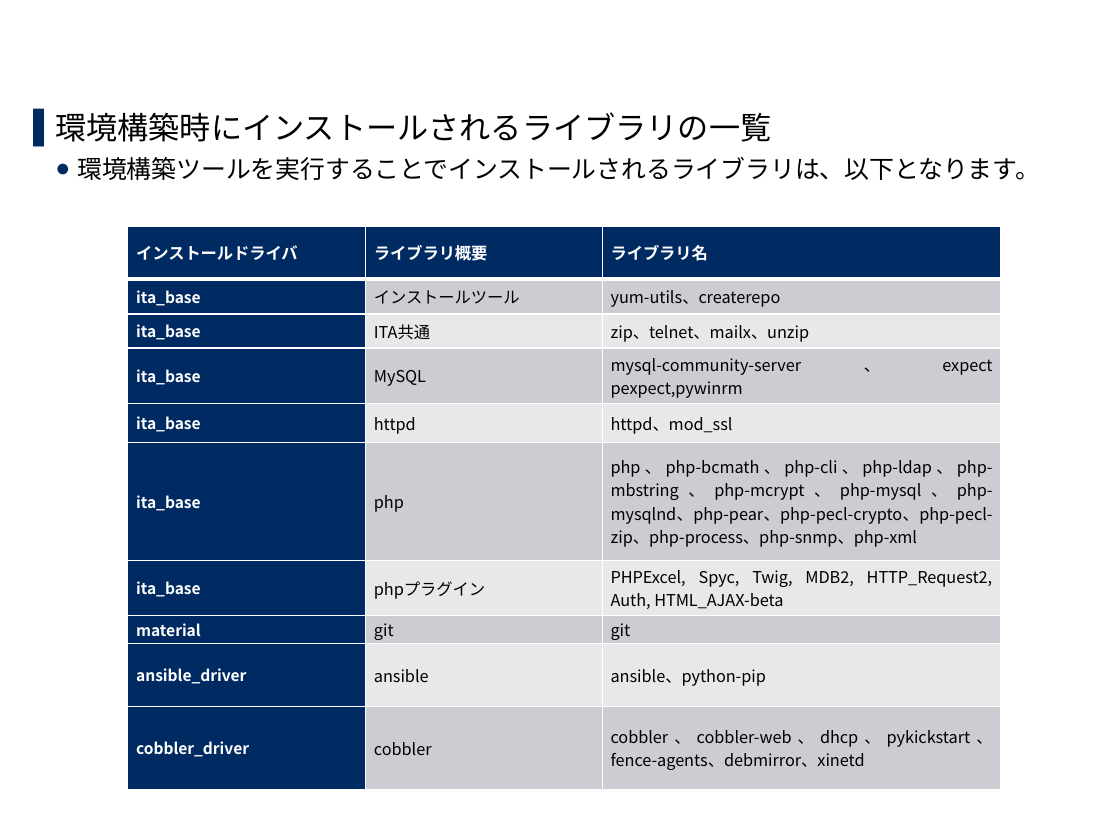
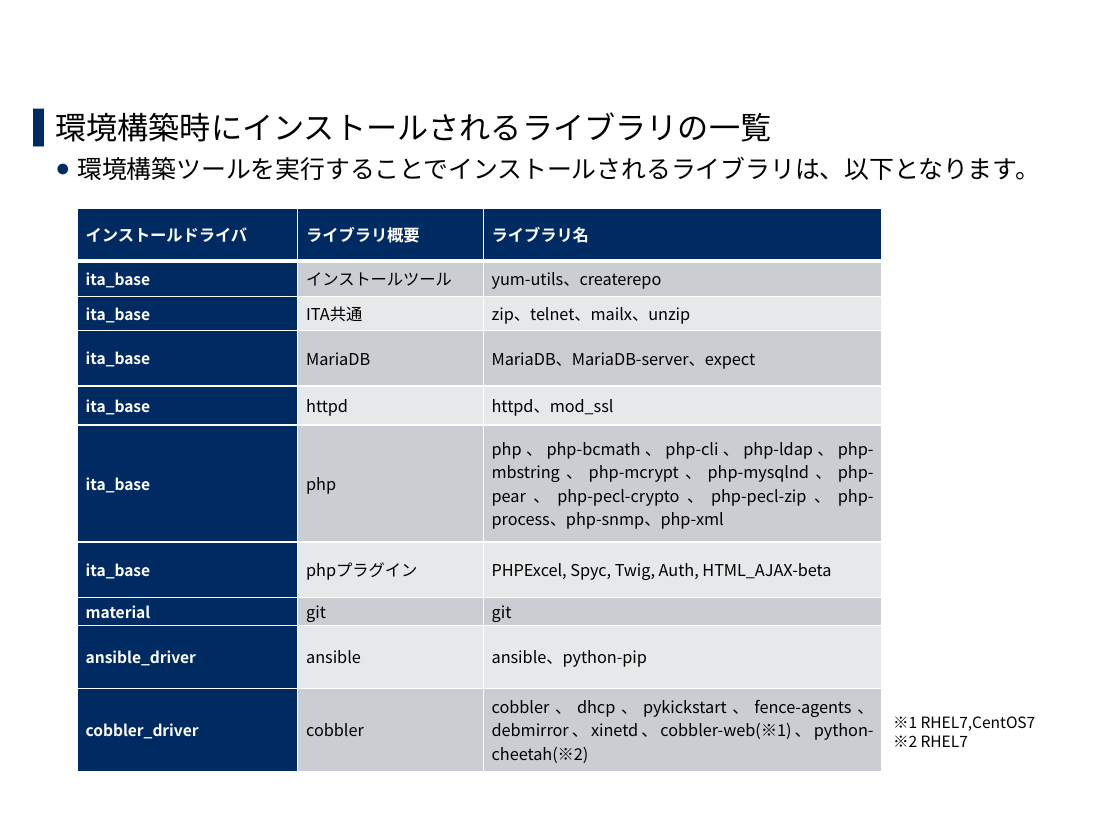
Before and after one commit to exastro-suite/it-automation-docs, a slide deck: slide 19 of asset/Learn_ja/ITA-online-install_ja.pptx. Drawn at 1120x840 pixels with LibreOffice and Linux fonts; fonts in the diff are those of the drawing; background and template pictures are left out. Boxes give left, top, right and bottom in pixels: in the first picture for what was removed or moved away, otherwise in the second. Text is boxed around its words. In the diff, an @@ line names an element or a change of style, - is before the commit and + after.

Commit message:
2019/11/07 17:11:40

```diff
--- a/asset/Learn_ja/ITA-online-install_ja.pptx
+++ b/asset/Learn_ja/ITA-online-install_ja.pptx
@@ table at (77, 208, 883, 772) @@
-row 4, column 2: MySQL
+row 4, column 2: MariaDB
-row 4, column 3: mysql-community-server、expect pexpect,pywinrm
+row 4, column 3: MariaDB、MariaDB-server、expect
-row 6, column 3: php、php-bcmath、php-cli、php-ldap、php-mbstring、php-mcrypt、php-mysql、php-mysqlnd、php-pear、php-pecl-crypto、php-pecl-zip、php-process、php-snmp、php-xml
+row 6, column 3: php、php-bcmath、php-cli、php-ldap、php-mbstring、php-mcrypt、php-mysqlnd、php-pear、php-pecl-crypto、php-pecl-zip、php-process、php-snmp、php-xml
-row 7, column 3: PHPExcel, Spyc, Twig, MDB2, HTTP_Request2, Auth, HTML_AJAX-beta
+row 7, column 3: PHPExcel, Spyc, Twig, Auth, HTML_AJAX-beta
-row 10, column 3: cobbler、cobbler-web、dhcp、pykickstart、fence-agents、debmirror、xinetd
+row 10, column 3: cobbler、dhcp、pykickstart、fence-agents、debmirror、xinetd、cobbler-web(※1)、python-cheetah(※2)
@@ table: place and size @@
-table at (128, 226, 1000, 790)
+table at (77, 208, 883, 772)
@@ text added at (893, 716, 1036, 747), 10 pt, text #000000 @@
+※1 RHEL7,CentOS7
+※2 RHEL7
```
Also in this commit, not shown: 7 other slides changed.
